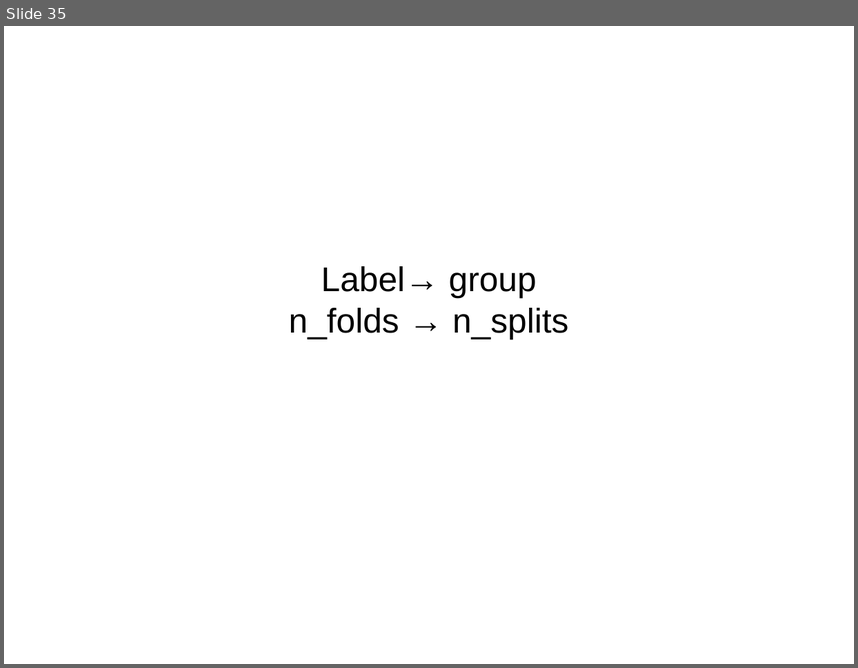
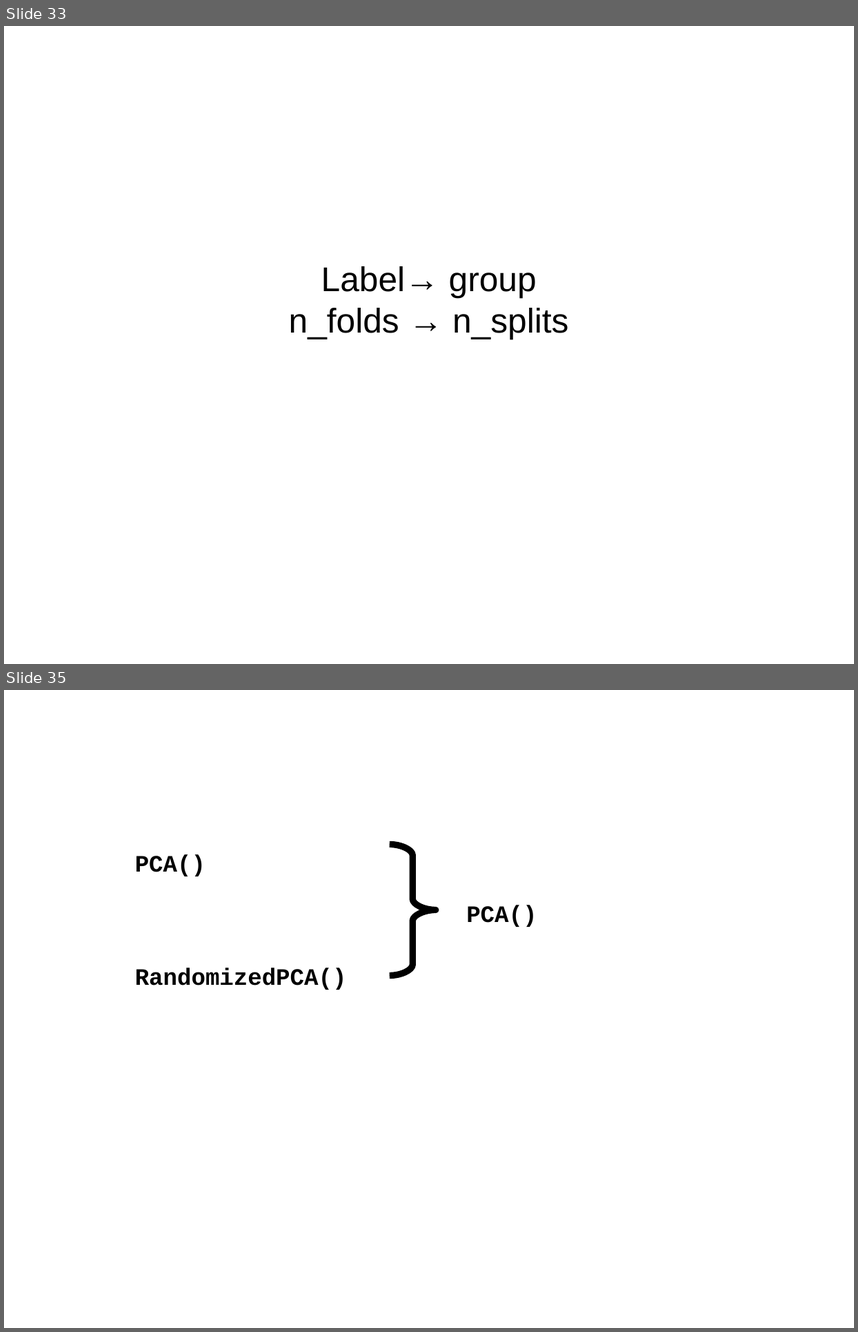
Before and after one commit to amueller/talks_odt, a slide deck: pycon_india_keynote.odp. Shown one above the other, each under a label of ours: slide 35 before the commit, slides 33 and 35 after it; the slides between them are not shown. The pictures are 858x668 and 858x1332 pixels, drawn with LibreOffice and Linux fonts; fonts in the diff are those of the drawing. Boxes give left, top, right and bottom in pixels: in the first picture for what was removed or moved away, otherwise in the second. Text is boxed around its words. In the diff, an @@ line names an element or a change of style, - is before the commit and + after.

```diff
--- a/pycon_india_keynote.odp
+++ b/pycon_india_keynote.odp
@@ slide 35 added at bbox=[4, 690, 854, 1328], background #FFFFFF @@
@@ text added at bbox=[135, 854, 347, 989], 22 pt, text #000000, bold @@
+PCA()
+RandomizedPCA()
@@ freeform shape added at bbox=[390, 845, 436, 976], outline #000000 6.01 pt @@
@@ text added at bbox=[466, 905, 537, 927], 22 pt, text #000000, bold @@
+PCA()
@@ what was slide 35 is now slide 33 @@
```
Also in this commit, not shown: 1 slide changed, 7 other slides added, 10 slides removed.
